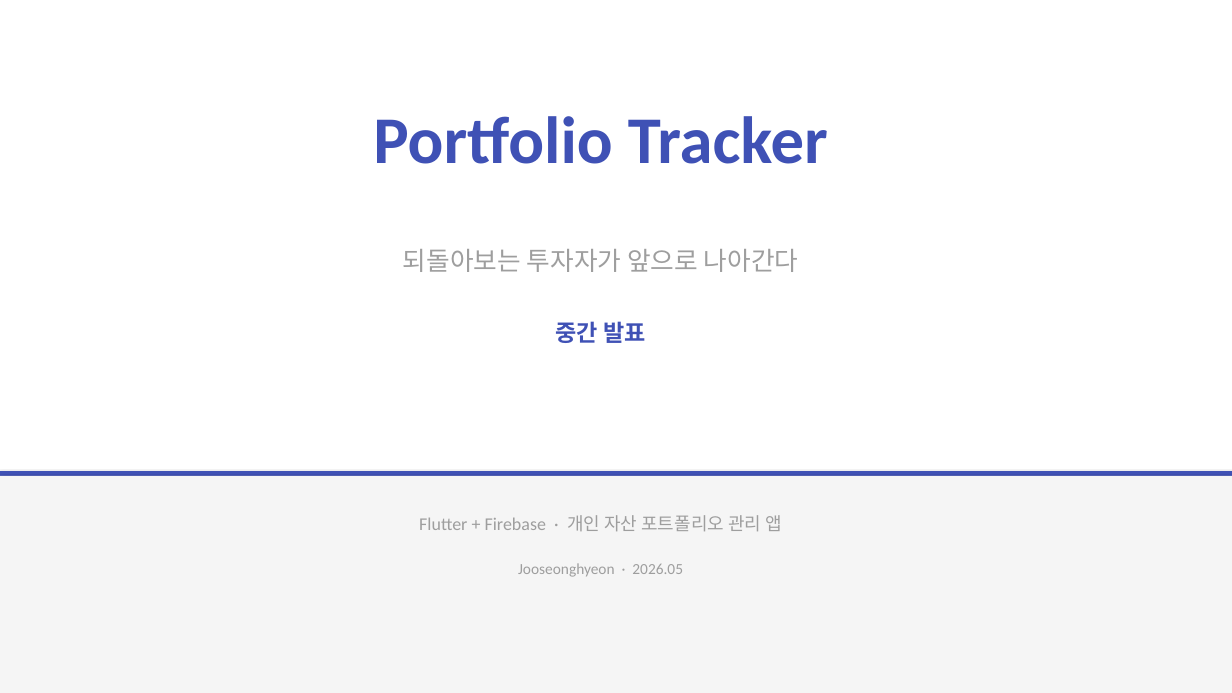
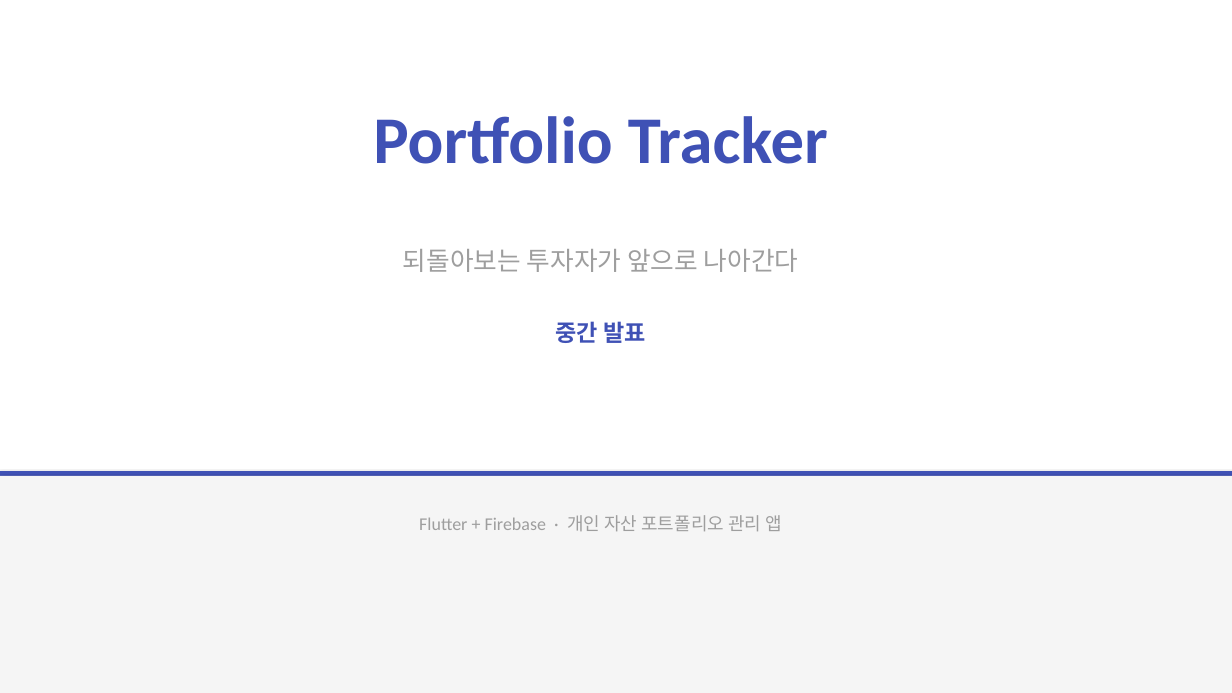
Before and after one commit to 2022136020/project_c, a slide deck: slide 1 of portfolio-tracker/presentation/portfolio-tracker.pptx. Drawn at 1232x693 pixels with LibreOffice and Linux fonts; fonts in the diff are those of the drawing. Boxes give left, top, right and bottom in pixels: in the first picture for what was removed or moved away, otherwise in the second. Text is boxed around its words. In the diff, an @@ line names an element or a change of style, - is before the commit and + after.

```diff
--- a/portfolio-tracker/presentation/portfolio-tracker.pptx
+++ b/portfolio-tracker/presentation/portfolio-tracker.pptx
@@ text removed at [518, 563, 683, 577] @@
-Jooseonghyeon · 2026.05
```
Also in this commit, not shown: 1 other file.
